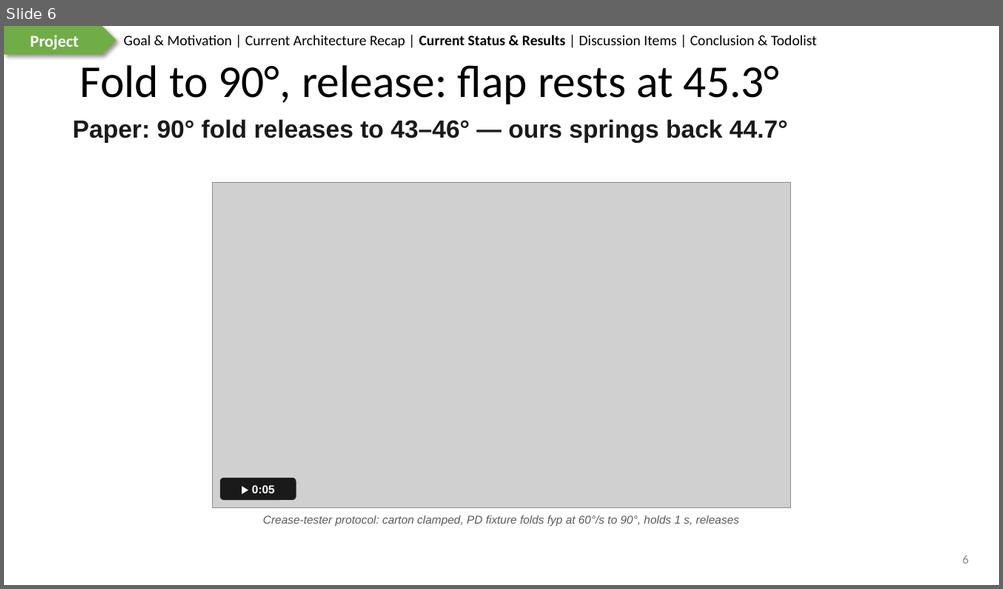
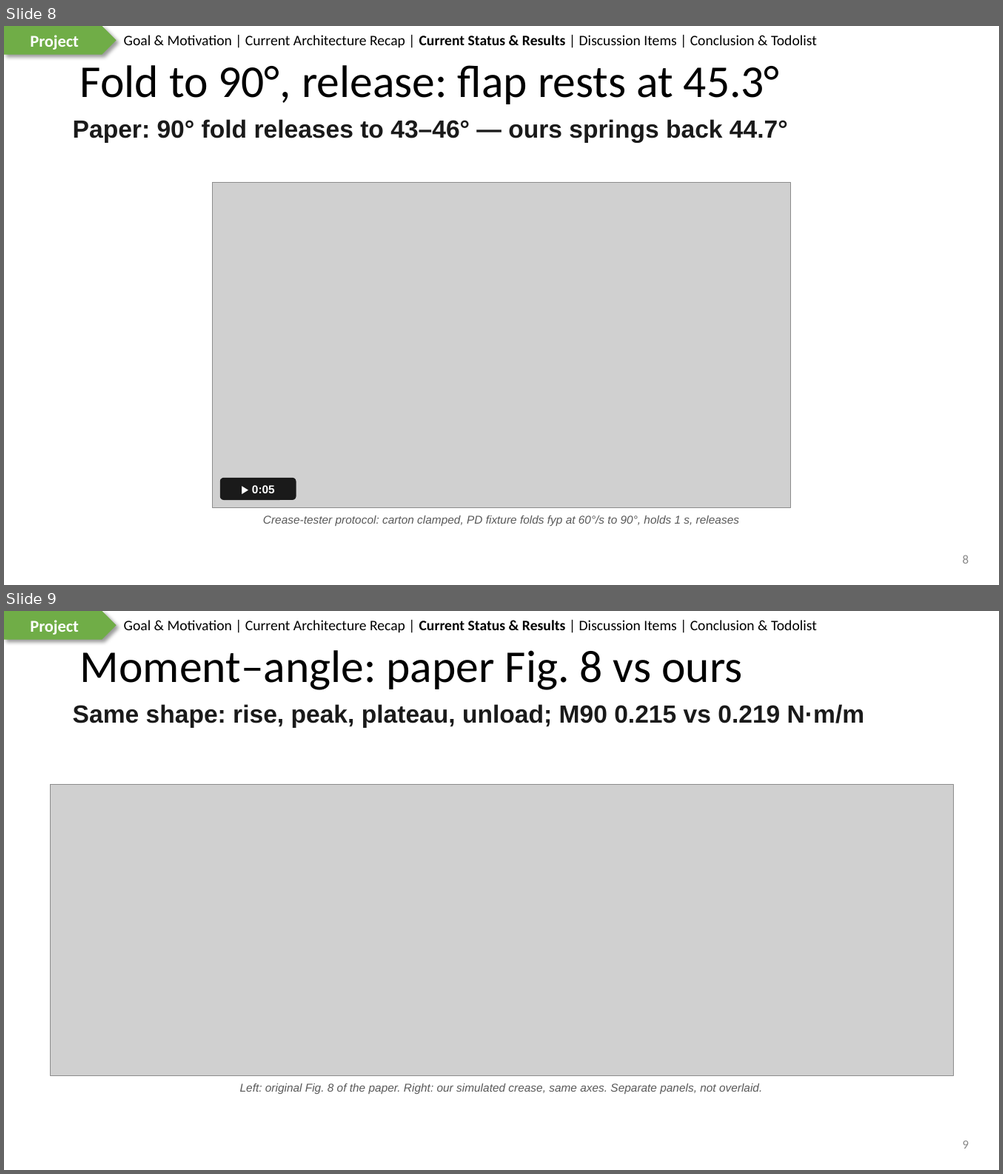
Before and after one commit to wyattsheu/sim-forge, a slide deck: sims/fr3_bubblewrap_pack_handoff_20261007/docs/slides/2026-10-10-Carton-Crease.pptx. Shown one above the other, each under a label of ours: slide 6 before the commit, slides 8 and 9 after it. The pictures are 1003x589 and 1003x1174 pixels, drawn with LibreOffice and Linux fonts; fonts in the diff are those of the drawing; grey boxes stand for pictures. Boxes give left, top, right and bottom in pixels: in the first picture for what was removed or moved away, otherwise in the second. Text is boxed around its words. In the diff, an @@ line names an element or a change of style, - is before the commit and + after.

Commit message:
fr3 handoff slides: paper figures beside ours (Fig. 8, Fig. 10), typeset crease equations, mechanics summary, delivered carton vs carton_v1 and why carton_v1's model was chosen

```diff
--- a/sims/fr3_bubblewrap_pack_handoff_20261007/docs/slides/2026-10-10-Carton-Crease.pptx
+++ b/sims/fr3_bubblewrap_pack_handoff_20261007/docs/slides/2026-10-10-Carton-Crease.pptx
@@ slide 9 added at (4,611,999,1170), background #FFFFFF; not listed: 3 template elements that a slide beside it also shows @@
@@ title added at (80,650,742,690), 44 pt, text #000000 @@
+Moment–angle: paper Fig. 8 vs ours
@@ text added at (73,704,865,728), 24 pt, text #1A1A1A, bold @@
+Same shape: rise, peak, plateau, unload; M90 0.215 vs 0.219 N·m/m
@@ picture added at (51,785,953,1076) @@
@@ text added at (240,1084,762,1094), 11 pt, text #595959, italic @@
+Left: original Fig. 8 of the paper. Right: our simulated crease, same axes. Separate panels, not overlaid.
@@ page number added at (962,1141,968,1149), 12 pt, text #888888 @@
+9
@@ what was slide 6 is now slide 8 @@
@@ page number at (962,555,968,564): text changed @@
-6
+8
```
Also in this commit, not shown: 1 slide changed, 5 other slides added, 3 slides removed, 13 other files.
